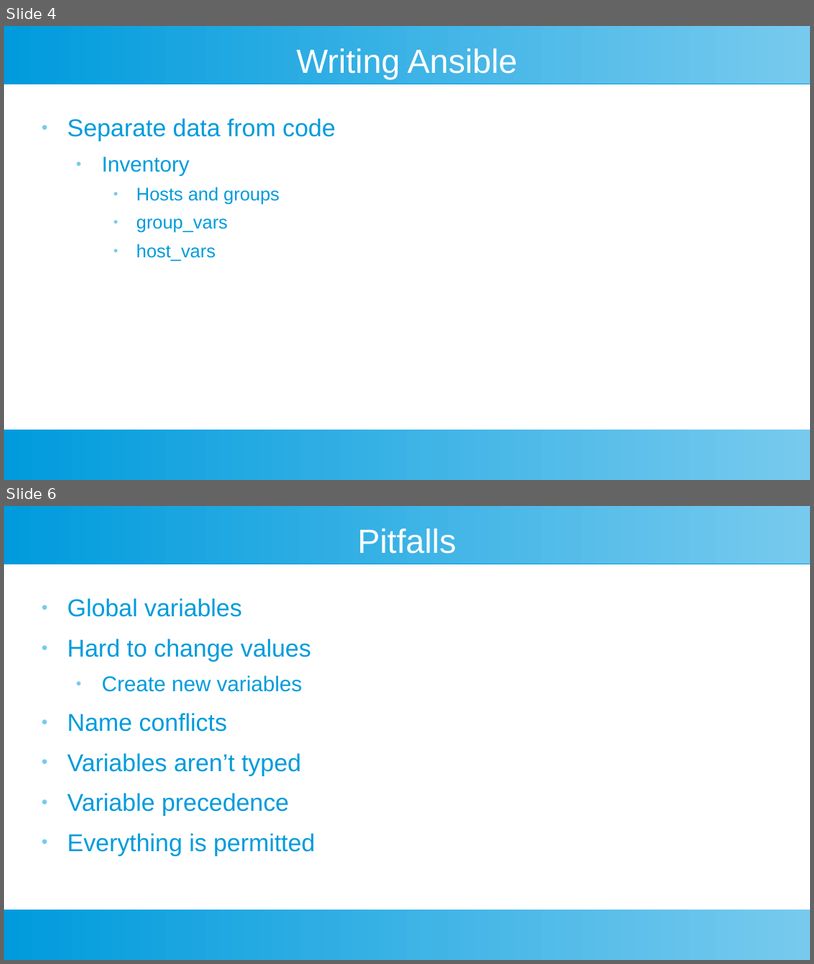
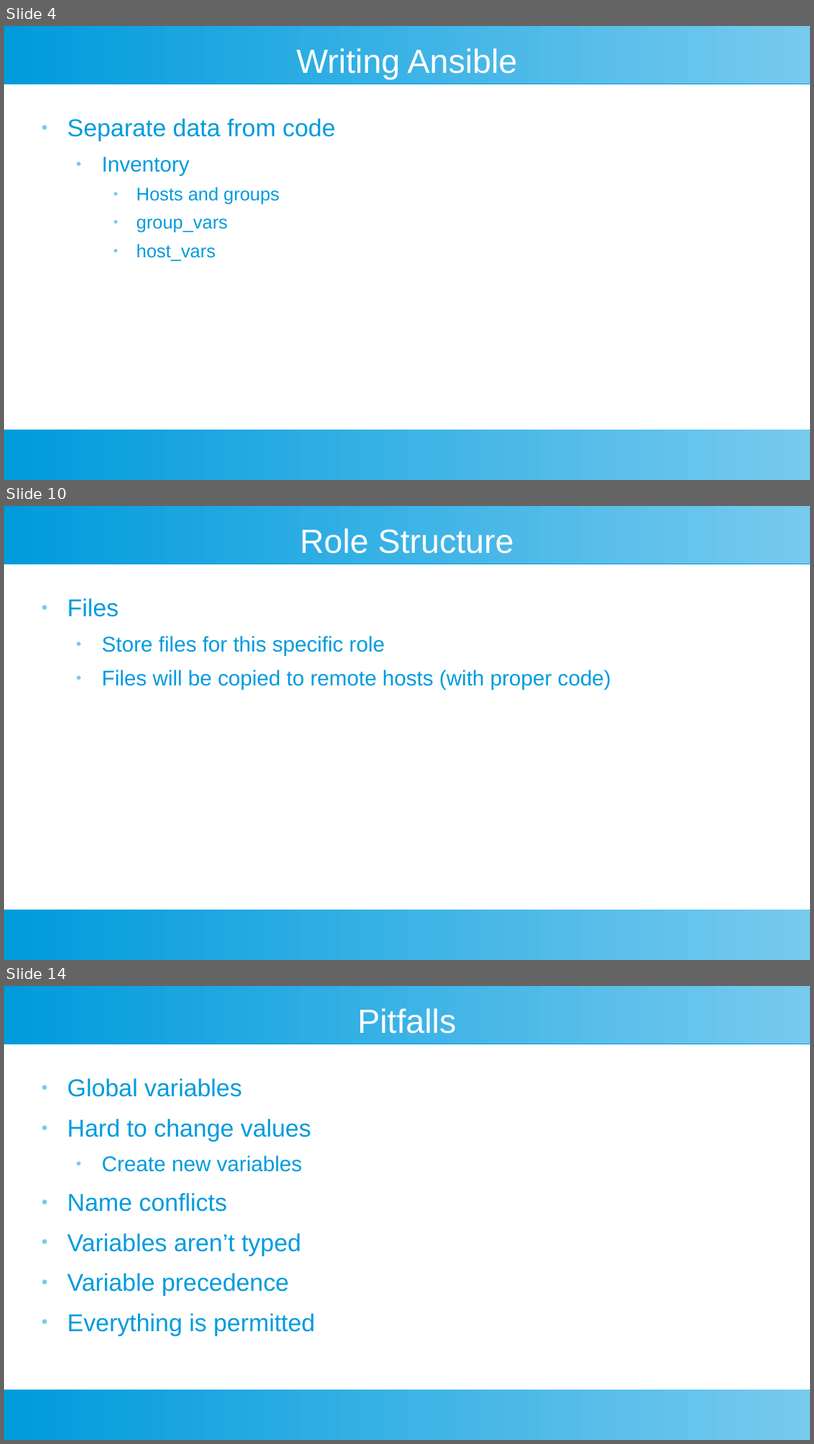
Before and after one commit to riffraff169/ansible-training, a slide deck: docs/ansible-slides.pptx. Shown one above the other, each under a label of ours: slides 4 and 6 before the commit, slides 4, 10 and 14 after it; the slides between them are not shown. The pictures are 814x964 and 814x1444 pixels, drawn with LibreOffice and Linux fonts; fonts in the diff are those of the drawing. Boxes give left, top, right and bottom in pixels: in the first picture for what was removed or moved away, otherwise in the second. Text is boxed around its words. In the diff, an @@ line names an element or a change of style, - is before the commit and + after.

```diff
--- a/docs/ansible-slides.pptx
+++ b/docs/ansible-slides.pptx
@@ slide 10 added at [4,506,810,960], background #FFFFFF; not listed: 2 template elements that a slide beside it also shows @@
@@ text added at [300,528,514,554], 33 pt, text #FFFFFF @@
+Role Structure
@@ text added at [67,598,611,690], 21 pt, text #009BDD @@
+● Files
+  ● Store files for this specific role
+  ● Files will be copied to remote hosts (with proper code)
@@ what was slide 6 is now slide 14 @@
```
Also in this commit, not shown: 1 slide changed, 8 other slides added, 1 other file.
